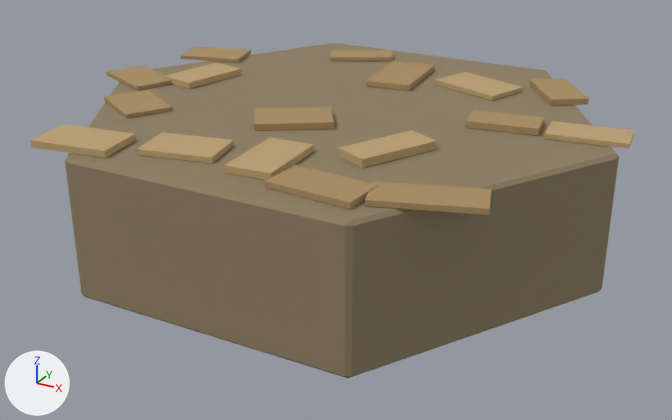
What one commit did to the glTF model game/assets/modelos/lobby/tijolo-hex-b.glb.
Rendered twice from a camera (50 mm lens) standing at (1.54, -2.83, 1.0) and looking at (0.04, -0.11, -0.36). The axes (+X, +Y, +Z) are drawn at lower left. The lights are the same throughout. The older version comes first. Vertices at exactly the same position are counted once.

Before the edit, the objects in view are built like this:
```python
me_tijolohexb = bpy.data.meshes.new('TijoloHexB')
me_tijolohexb.from_pydata(...)  # 172 vertices, 272 faces; spans x -1.03..1.01, y -0.87..0.87, z -0.5..0.02
# faces by material slot: [68, 120, 84]
me_tijolohexb.materials.append(mat_argamassa)  # brown #8f7f63
me_tijolohexb.materials.append(mat_tijolo_b)  # brown #a98e62
me_tijolohexb.materials.append(mat_tijolo_a)  # brown #bca173
ob_tijolohexb = bpy.data.objects.new('TijoloHexB', me_tijolohexb)
ob_tijolohexb.location = (0.0, 0.0, 0.0)
```
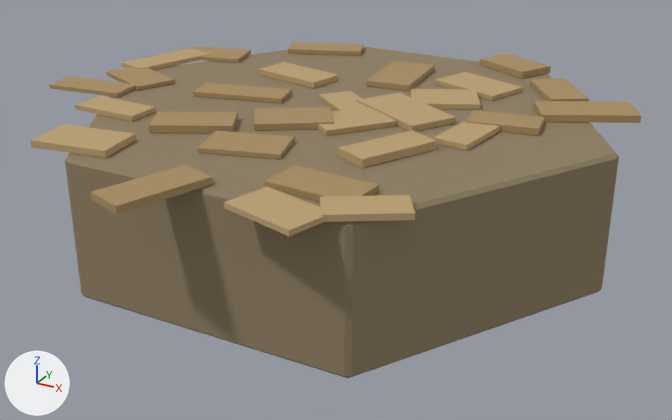
What changed in the scene script:
```text
Change me_tijolohexb:
    remove me_tijolohexb.from_pydata(...)  # 172 vertices, 272 faces; spans x -1.03..1.01, y -0.87..0.87, z -0.5..0.02
    add me_tijolohexb.from_pydata(...)  # 260 vertices, 404 faces; spans x -1.1..0.99, y -1.12..0.93, z -0.5..0.02
    me_tijolohexb part 1: the loose piece of 8 vertices spanning x -0.4..-0.11, y 0.55..0.79, z -0.01..0.01 is turned -7.3 degrees about the z axis through its middle and scaled by 1.18, then moved by (-0.19, 0.03, 0.0)
    me_tijolohexb part 2: the loose piece of 8 vertices spanning x 0.73..1.01, y 0.02..0.2, z -0.01..0.01 is scaled about its middle by (1.15, 0.921, 0.917), then moved by (-1.81, -0.35, 0.0), in mat_tijolo_b (brown #a98e62)
    me_tijolohexb part 3: the loose piece of 8 vertices spanning x -0.76..-0.56, y -0.07..0.23, z -0.01..0.02 is turned -50.3 degrees about the z axis through its middle and scaled by 1.21, then moved by (1.46, 0.26, 0.0), in mat_tijolo_b (brown #a98e62)
    me_tijolohexb part 4: the loose piece of 8 vertices spanning x -0.01..0.17, y -0.73..-0.45, z -0.01..0.02 is turned -77.3 degrees about the z axis through its middle, then moved by (-0.14, 0.08, 0.0), in mat_tijolo_b (brown #a98e62)
    me_tijolohexb part 5: the loose piece of 8 vertices spanning x -0.68..-0.38, y -0.85..-0.63, z -0.01..0.02 is copied, and the copy is turned 19.7 degrees about the z axis through its middle and scaled by 0.963, then moved by (0.2, 0.32, 0.0), in mat_tijolo_b (brown #a98e62); it spans x -0.49..-0.17, y -0.55..-0.29, z -0.01..0.02
    me_tijolohexb part 6: the loose piece of 8 vertices spanning x -0.35..-0.07, y -0.74..-0.52, z -0.01..0.01 is turned -38.8 degrees about the z axis through its middle and scaled by 0.972, then moved by (0.59, 1.44, 0.0), in mat_tijolo_b (brown #a98e62)
    me_tijolohexb part 7: the loose piece of 8 vertices spanning x 0.44..0.81, y -0.75..-0.51, z -0.01..0.01 is turned 52.9 degrees about the z axis through its middle and scaled by 0.942, then moved by (-0.71, -0.32, 0.0)
    me_tijolohexb part 8: the loose piece of 8 vertices spanning x -0.8..-0.5, y -0.47..-0.19, z -0.01..0.01 is turned 15.9 degrees about the z axis through its middle and scaled by 0.993, then moved by (0.96, -0.57, 0.0), in mat_tijolo_a (brown #bca173)
    me_tijolohexb part 9: the loose piece of 8 vertices spanning x -0.22..0.1, y -0.36..-0.07, z -0.01..0.02 is copied, and the copy is turned 18.7 degrees about the z axis through its middle and scaled by 0.984, then moved by (0.18, 0.08, 0.0), in mat_tijolo_a (brown #bca173); it spans x -0.03..0.27, y -0.29..0.02, z -0.01..0.01
    me_tijolohexb part 10: the loose piece of 8 vertices spanning x -0.76..-0.56, y -0.07..0.23, z -0.01..0.02 is copied, and the copy is turned -78.7 degrees about the z axis through its middle and scaled by 0.936, then moved by (-0.02, -0.5, 0.0); it spans x -0.81..-0.55, y -0.49..-0.35, z -0.01..0.01
    me_tijolohexb part 11: the loose piece of 8 vertices spanning x 0.46..0.72, y 0.0..0.17, z -0.01..0.02 is copied, and the copy is turned 73.7 degrees about the z axis through its middle and scaled by 1.01, then moved by (-0.07, -0.16, 0.0), in mat_tijolo_a (brown #bca173); it spans x 0.45..0.6, y -0.21..0.06, z -0.01..0.01
    me_tijolohexb part 12: the loose piece of 8 vertices spanning x 0.18..0.47, y -0.79..-0.62, z -0.01..0.01 is copied, and the copy is turned 35.8 degrees about the z axis through its middle and scaled by 0.849, then moved by (0.18, -0.08, 0.0), in mat_tijolo_a (brown #bca173); it spans x 0.37..0.65, y -0.9..-0.67, z -0.01..0.01
    me_tijolohexb part 13: the loose piece of 8 vertices spanning x -0.76..-0.56, y -0.07..0.23, z -0.01..0.02 is copied, and the copy is turned -90 degrees about the z axis through its middle and scaled by 1.07, then moved by (0.32, 0.19, 0.0); it spans x -0.5..-0.17, y 0.16..0.37, z -0.01..0.02
    me_tijolohexb part 14: the loose piece of 8 vertices spanning x 0.46..0.72, y 0.0..0.17, z -0.01..0.02 is copied, and the copy is turned -40 degrees about the z axis through its middle and scaled by 1.4, then moved by (-0.35, -0.05, 0.0), in mat_tijolo_a (brown #bca173); it spans x 0.05..0.43, y -0.13..0.21, z -0.01..0.02
    me_tijolohexb part 15: the loose piece of 8 vertices spanning x 0.46..0.72, y 0.0..0.17, z -0.01..0.02 is copied, and the copy is turned -48.5 degrees about the z axis through its middle and scaled by 1.06, then moved by (-0.57, -0.06, 0.0), in mat_tijolo_a (brown #bca173); it spans x -0.12..0.17, y -0.11..0.16, z -0.01..0.01
    me_tijolohexb part 16: 8 vertices added at x -0.58..-0.21, y -0.14..0.06, z -0.01..0.01
    me_tijolohexb part 17: 8 vertices added at x 0.15..0.45, y 0.11..0.39, z -0.01..0.01
    me_tijolohexb part 18: 8 vertices added at x -1.06..-0.82, y 0.02..0.39, z -0.01..0.01
```

Changed parts and their boxes [x1, y1, x2, y2] in the pictures (672 x 420 px; the box of a moved part takes in the faces that stretch with it):
'TijoloHexB', reshaped: before [30, 43, 634, 378]; after [30, 42, 641, 378]
part 1 of me_tijolohexb, moved or reshaped: before [331, 50, 393, 61]; after [288, 42, 364, 56]
part 2 of me_tijolohexb, moved or reshaped: before [544, 121, 634, 149]; after [49, 76, 137, 97]
part 3 of me_tijolohexb, moved or reshaped: before [164, 63, 241, 89]; after [533, 101, 641, 123]
part 4 of me_tijolohexb, moved or reshaped: before [225, 137, 314, 180]; after [197, 131, 295, 159]
part 5 of me_tijolohexb, added (brown): after [149, 112, 238, 133]
part 6 of me_tijolohexb, moved or reshaped: before [137, 132, 234, 163]; after [479, 54, 551, 79]
part 7 of me_tijolohexb, moved or reshaped: before [365, 181, 491, 215]; after [91, 164, 213, 214]
part 8 of me_tijolohexb, moved or reshaped: before [104, 90, 172, 118]; after [224, 186, 324, 236]
part 9 of me_tijolohexb, added (brown): after [318, 107, 396, 136]
part 10 of me_tijolohexb, added (brown): after [75, 96, 156, 121]
part 11 of me_tijolohexb, added (brown): after [433, 121, 500, 151]
part 12 of me_tijolohexb, added (brown): after [320, 195, 415, 222]
part 13 of me_tijolohexb, added (brown): after [259, 62, 339, 88]
part 14 of me_tijolohexb, added (brown): after [357, 92, 456, 131]
part 15 of me_tijolohexb, added (brown): after [319, 91, 367, 111]
part 16 of me_tijolohexb, added (brown): after [193, 82, 292, 103]
part 17 of me_tijolohexb, added (brown): after [410, 89, 481, 109]
part 18 of me_tijolohexb, added (brown): after [122, 48, 210, 70]
